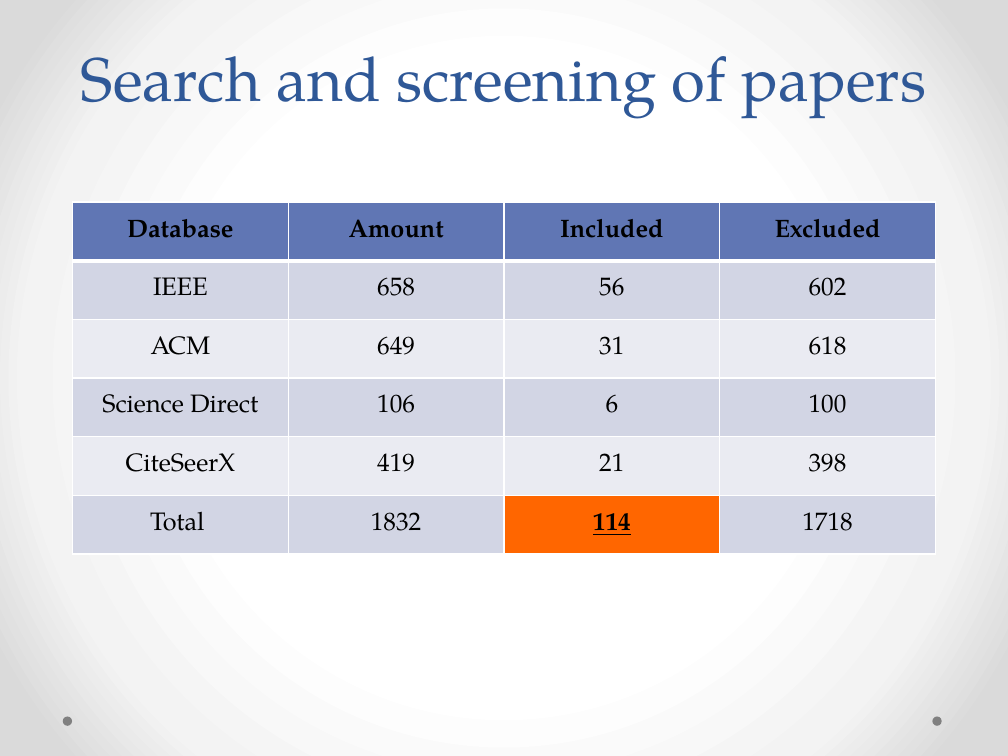
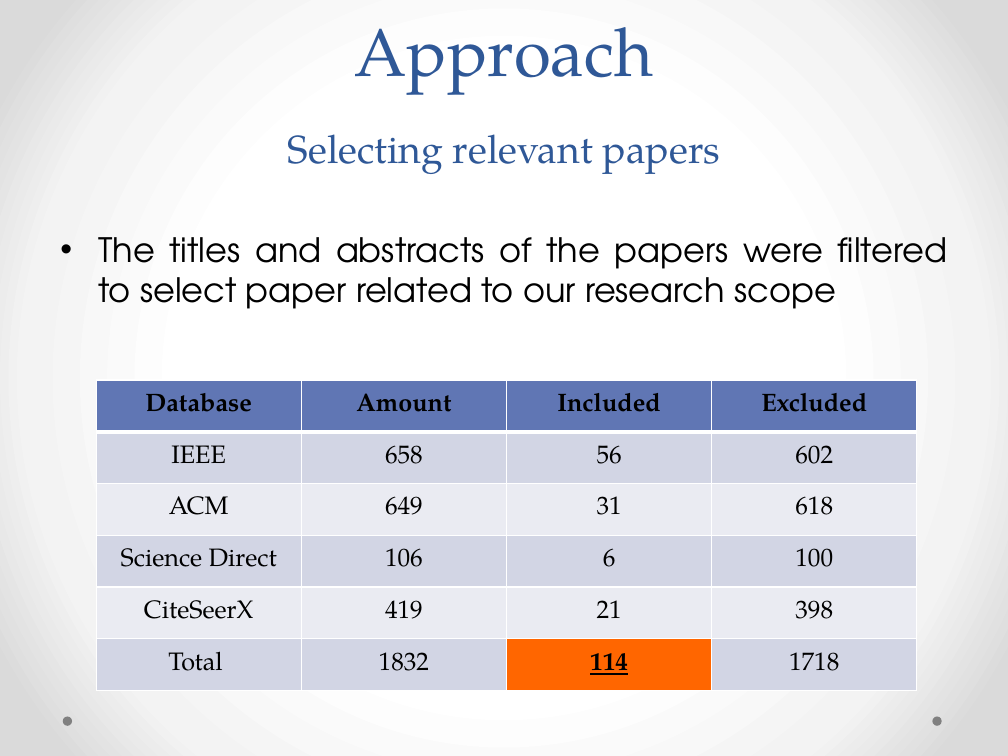
Before and after one commit to danielboni/DanielCarvalho-PhD, a slide deck: slide 10 of Presentations/DEXA 2015 Presentation.pptx (slide 9 before the commit). Drawn at 1008x756 pixels with LibreOffice and Linux fonts; fonts in the diff are those of the drawing. Boxes give left, top, right and bottom in pixels: in the first picture for what was removed or moved away, otherwise in the second. Text is boxed around its words. In the diff, an @@ line names an element or a change of style, - is before the commit and + after.

Commit message:
DEXA Presentation
Second part: objectives and approach

```diff
--- a/Presentations/DEXA 2015 Presentation.pptx
+++ b/Presentations/DEXA 2015 Presentation.pptx
@@ title added at (288,27,720,174), 28 pt, text #2F5897 @@
+Approach
+Selecting relevant papers
@@ title removed at (81,56,926,119) @@
-Search and screening of papers
@@ text added at (98,237,948,309), 24 pt, text #000000 @@
+• The titles and abstracts of the papers were filtered to select paper related to our research scope
@@ table: place and size @@
-table at (73,202,935,553)
+table at (96,380,918,690)
```
Also in this commit, not shown: 2 other slides changed, 3 slides added, 1 slide removed.
